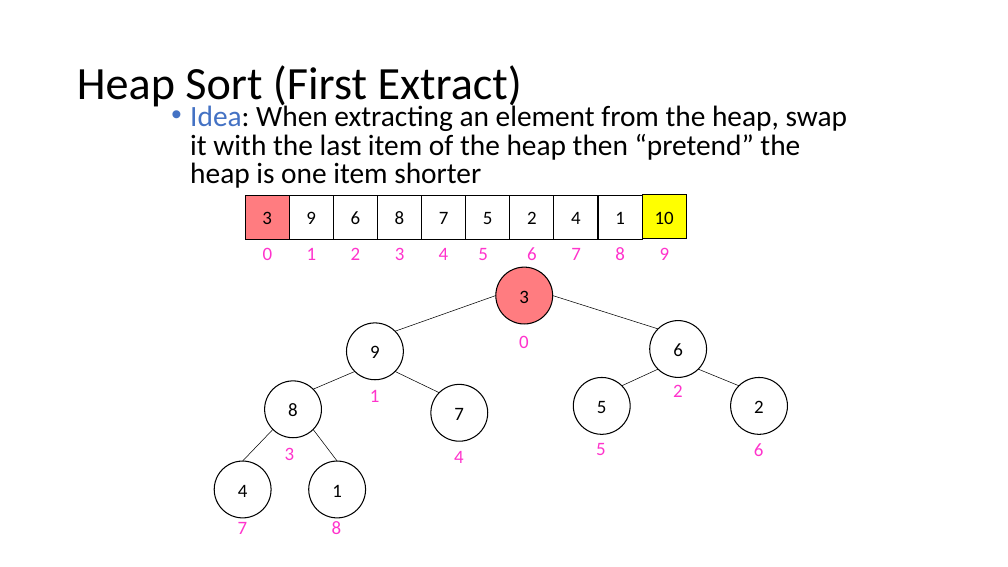
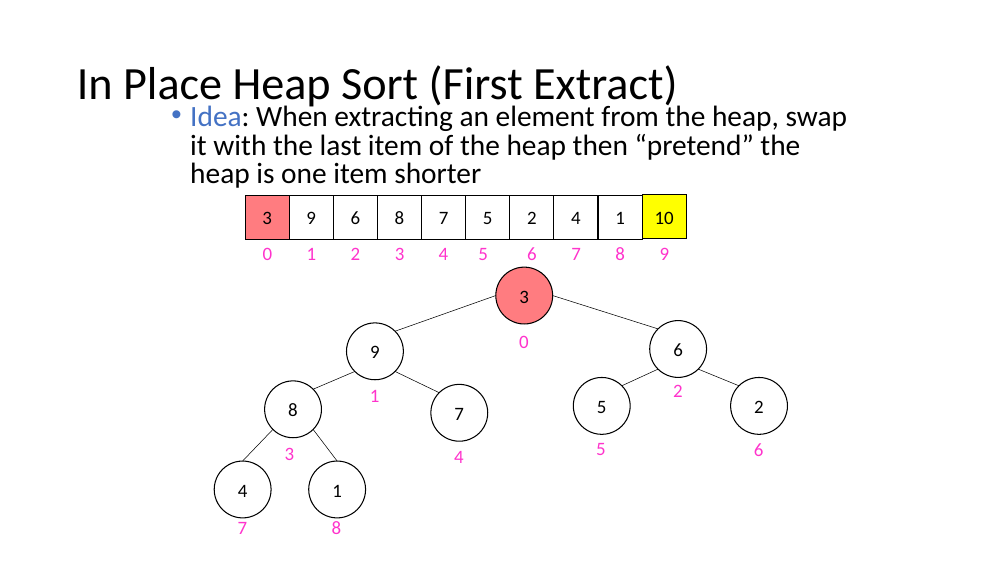
Before and after one commit to natebrunelle/cse332, a slide deck: slide 44 of markdown/files/slides/lecture12_sorting1.pptx. Drawn at 1008x567 pixels with LibreOffice and Linux fonts; fonts in the diff are those of the drawing. Boxes give left, top, right and bottom in pixels: in the first picture for what was removed or moved away, otherwise in the second. Text is boxed around its words. In the diff, an @@ line names an element or a change of style, - is before the commit and + after.

```diff
--- a/markdown/files/slides/lecture12_sorting1.pptx
+++ b/markdown/files/slides/lecture12_sorting1.pptx
@@ title at [77, 65, 677, 111]: text changed @@
-Heap Sort (First Extract)
+In Place Heap Sort (First Extract)
```
Also in this commit, not shown: 11 other slides changed, 27 slides removed, 11 other files.
